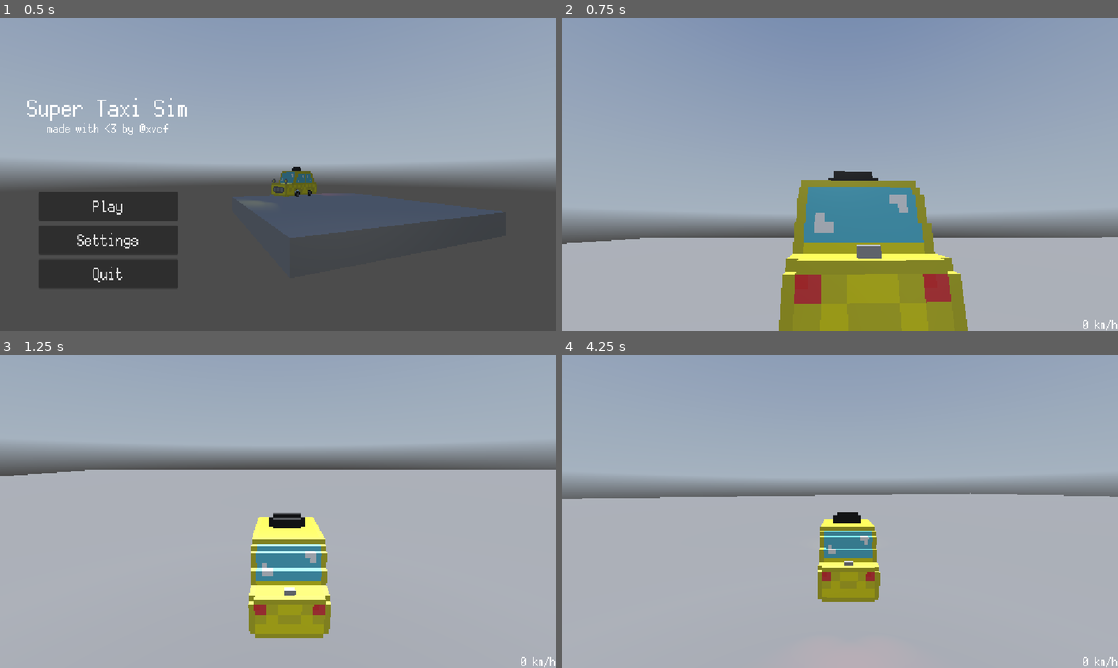
Above: before the commit, frames 1-4 (two rows, left to right).
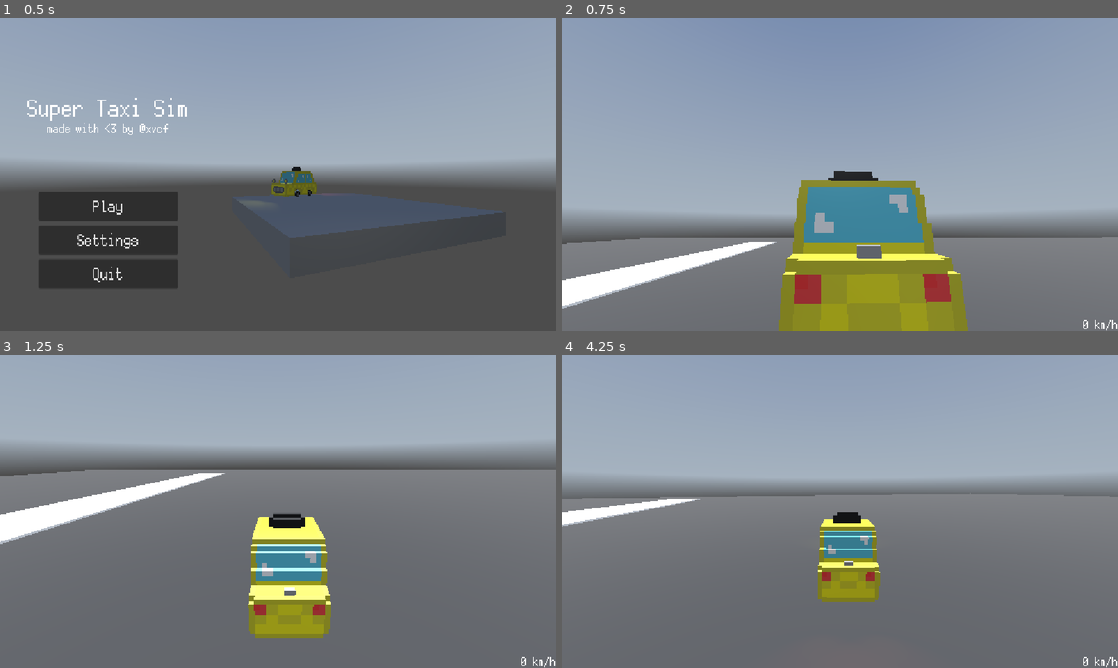
Above: after the commit, the same moments.

Repository: RafaeloxMC/super-taxi-sim
Game: Godot game, scene res://scenes/main_menu.tscn
Same seed, same stepped clock (60 frames per second), same inputs: the game is played once before the commit and once after it. A sky picture missing from this copy of the repository is replaced by a grey-blue gradient.
Inputs:
- Up to frame 1 (0.5 s): no input
- Up to frame 2 (0.75 s): click "Play" at 0.5 s
- Up to frame 3 (1.25 s): no input
- Up to frame 4 (4.25 s): tap Enter at 1.25 s; hold D (steer_right) 1.28-2.03 s; tap Alt at 1.35, 2.85 s; hold S (brake) 2.03-2.78 s; tap Shift at 2.1, 3.6 s; hold D (steer_right) 2.78-3.53 s; hold W (accelerate) from 3.53 s (still down)

Frame 1 is identical in both runs. In frame 2, 20% of the frame differs, in the area x 0-100%, y 70-100%; in frame 3, 58%, in the area x 0-100%, y 36-100%; in frame 4, 52%.

Commit message:
Create test environment in map

Diff:
--- a/scenes/world.tscn
+++ b/scenes/world.tscn
@@ -1,21 +1,73 @@
-[gd_scene load_steps=5 format=3 uid="uid://bm5tjvuqrtah6"]
+[gd_scene load_steps=8 format=3 uid="uid://bm5tjvuqrtah6"]
 
 [ext_resource type="PackedScene" uid="uid://8wv5dau7tb2h" path="res://scenes/taxi.tscn" id="1_nnsk1"]
 [ext_resource type="Environment" uid="uid://dkygvks1nh6en" path="res://assets/world/world.tres" id="2_rwgxs"]
 [ext_resource type="Script" uid="uid://pvw6thtwhbap" path="res://scripts/camera3d.gd" id="3_k0juu"]
 [ext_resource type="PackedScene" uid="uid://b72tgd6dopu1q" path="res://scenes/ingame_ui.tscn" id="4_71j4m"]
 
+[sub_resource type="StandardMaterial3D" id="StandardMaterial3D_qfnet"]
+albedo_color = Color(0.33660772, 0.33660758, 0.3366076, 1)
+
+[sub_resource type="StandardMaterial3D" id="StandardMaterial3D_k0juu"]
+
+[sub_resource type="StandardMaterial3D" id="StandardMaterial3D_71j4m"]
+
 [node name="World" type="Node3D"]
 
-[node name="CSGBox3D" type="CSGBox3D" parent="."]
+[node name="TemporaryMap" type="Node3D" parent="."]
+
+[node name="CSGBox3D" type="CSGBox3D" parent="TemporaryMap"]
 transform = Transform3D(1, 0, 0, 0, 1, 0, 0, 0, 1, -25.387756, 0, -31.26352)
 use_collision = true
 size = Vector3(183.21301, 1, 207.31793)
+material = SubResource("StandardMaterial3D_qfnet")
 
-[node name="CSGBox3D2" type="CSGBox3D" parent="."]
+[node name="CSGBox3D2" type="CSGBox3D" parent="TemporaryMap"]
 transform = Transform3D(1, 0, 0, 0, 1, 0, 0, 0, 1, -3.285675, 2.1849976, -11.634551)
 use_collision = true
 size = Vector3(11.035828, 5.369995, 1.7154541)
+
+[node name="CSGBox3D3" type="CSGBox3D" parent="TemporaryMap"]
+transform = Transform3D(1, 0, 0, 0, 1, 0, 0, 0, 1, 17.939304, 0.518219, 12.667656)
+use_collision = true
+size = Vector3(7.04834, 0.2255249, 82.730545)
+material = SubResource("StandardMaterial3D_k0juu")
+
+[node name="CSGBox3D4" type="CSGBox3D" parent="TemporaryMap"]
+transform = Transform3D(-4.371139e-08, 0, 1, 0, 1, 0, -1, 0, -4.371139e-08, -26.950684, 0.518219, -25.173492)
+use_collision = true
+size = Vector3(7.04834, 0.2255249, 82.730545)
+material = SubResource("StandardMaterial3D_71j4m")
+
+[node name="CSGBox3D5" type="CSGBox3D" parent="TemporaryMap"]
+transform = Transform3D(1, 0, 0, 0, 0.997805, -0.066221654, 0, 0.066221654, 0.997805, -91.42389, -0.051359847, -96.44063)
+use_collision = true
+size = Vector3(12.276367, 3.3826904, 37.637085)
+
+[node name="CSGBox3D10" type="CSGBox3D" parent="TemporaryMap"]
+transform = Transform3D(1, 0, 0, 0, 1, 0, 0, 0, 1, -61.74066, 1.1913452, -121.73071)
+use_collision = true
+size = Vector3(71.64282, 3.3826904, 13.380768)
+
+[node name="CSGBox3D6" type="CSGBox3D" parent="TemporaryMap"]
+transform = Transform3D(1, 0, 0, 0, 0.99675083, -0.08054686, 0, 0.08054686, 0.99675083, -75.951706, -0.052787542, -99.723625)
+use_collision = true
+size = Vector3(12.276367, 3.3826904, 31.000488)
+
+[node name="CSGBox3D7" type="CSGBox3D" parent="TemporaryMap"]
+transform = Transform3D(1, 0, 0, 0, 0.99613833, -0.08779905, 0, 0.08779905, 0.99613833, -61.334587, -0.15405512, -99.771194)
+use_collision = true
+size = Vector3(12.276367, 3.3826904, 31.000488)
+
+[node name="CSGBox3D8" type="CSGBox3D" parent="TemporaryMap"]
+transform = Transform3D(1, 0, 0, 0, 0.9927992, -0.11979029, 0, 0.11979029, 0.9927992, -46.925507, -0.6501889, -99.842316)
+use_collision = true
+size = Vector3(12.276367, 3.3826904, 31.000488)
+
+[node name="CSGBox3D9" type="CSGBox3D" parent="TemporaryMap"]
+transform = Transform3D(1, 0, 0, 0, 0.9808057, -0.19498761, 0, 0.19498761, 0.9808057, -32.11312, -1.7709343, -100.16075)
+use_collision = true
+size = Vector3(12.276367, 3.3826904, 31.000488)
 
 [node name="Taxi" parent="." instance=ExtResource("1_nnsk1")]
 transform = Transform3D(1, 0, 0, 0, 1, 0, 0, 0, 1, -0.68463945, 3.8051562, -0.51555824)
